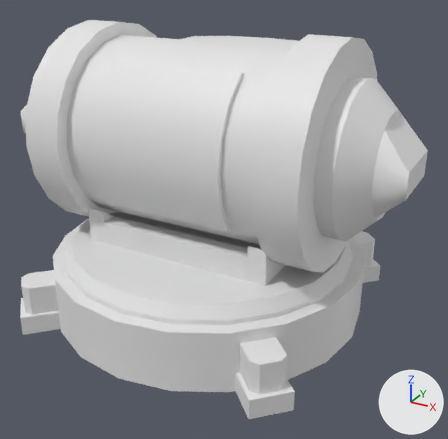
An edit to the Blender file ship/components/turrets/turret_size_1.blend, drawn before and after from the same camera.
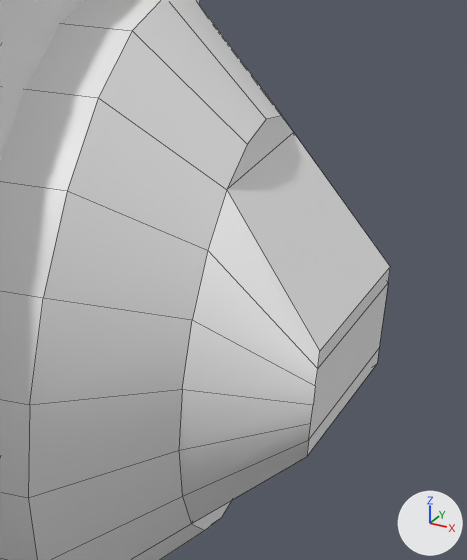
Each version is shown whole from a 50 mm camera at (2.77, -4.74, 3.16) aimed at (0.2, -0.06, 0.82), then close up on the part from 72% to 100% of the width and 18% to 52% of the height. The lights are fixed; the arrows at lower right show +X, +Y and +Z. The close-ups show mesh edges as thin lines.
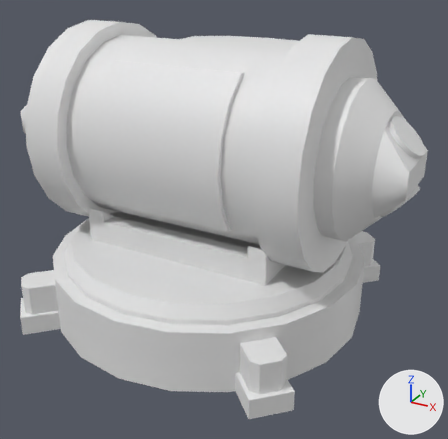
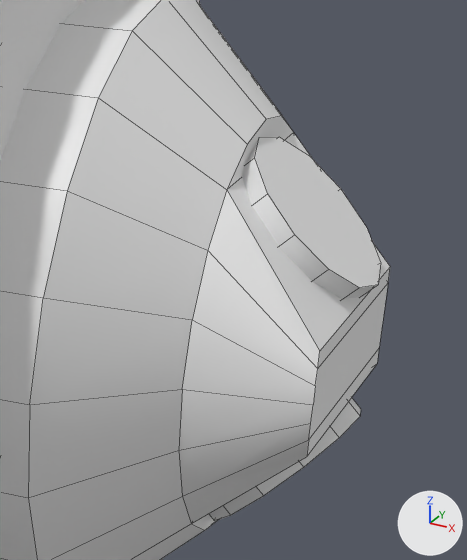
What differs and where, as boxes [x1, y1, x2, y2] in the close-ups (467 x 560 px):
```json
{"object": "Cylinder.004", "change": "reshaped, modifiers changed", "before": [0, 0, 390, 560], "after": [0, 0, 390, 560]}
{"object": "Cylinder.006", "change": "added", "after": [209, 137, 381, 521]}
{"part": 1, "of": "me_cylinder_004", "change": "added", "after": [0, 0, 390, 560]}
```

Edits to the scene script, one JSON object a line:
```json
{"block": "me_cylinder_004", "where": "# used by ob_cylinder_004; parent = ob_pitch; location = (0.0, 0.0, 1.57)"}
{"op": "remove", "block": "me_cylinder_004", "code": "me_cylinder_004.from_pydata(...)  # 74 vertices, 60 faces; spans x -1.904..-1.187, y -0.664..0.664, z -0.664..0.664"}
{"op": "add", "block": "me_cylinder_004", "code": "me_cylinder_004.from_pydata(...)  # 148 vertices, 118 faces; spans x -1.904..1.904, y -0.664..0.664, z -0.664..0.664"}
{"block": "me_cylinder_004", "change": "me_cylinder_004 part 1: a new loose piece of 74 vertices spanning x 1.187..1.904, y -0.664..0.664, z -0.664..0.664"}
{"op": "add", "block": "me_cylinder_006", "code": ["me_cylinder_006 = bpy.data.meshes.new('Cylinder.006')", "me_cylinder_006.from_pydata(...)  # 96 vertices, 52 faces; spans x -1.93..1.93, y -0.23..0.15, z -0.41..0.41", "me_cylinder_006.polygons.foreach_set('use_smooth', [True] * 52)"]}
{"op": "remove", "block": "ob_cylinder_004", "code": "_m = ob_cylinder_004.modifiers.new('Mirror', 'MIRROR')"}
{"op": "add", "block": "ob_cylinder_006", "code": ["ob_cylinder_006 = bpy.data.objects.new('Cylinder.006', me_cylinder_006)", "ob_cylinder_006.parent = ob_pitch", "ob_cylinder_006.matrix_parent_inverse = Matrix(((1.0, 0.0, 0.0, 0.0), (0.0, 1.0, 0.0, 0.0), (0.0, 0.0, 1.0, -1.57), (0.0, 0.0, 0.0, 1.0)))", "ob_cylinder_006.location = (0.0, 0.0, 1.57)"]}
```
